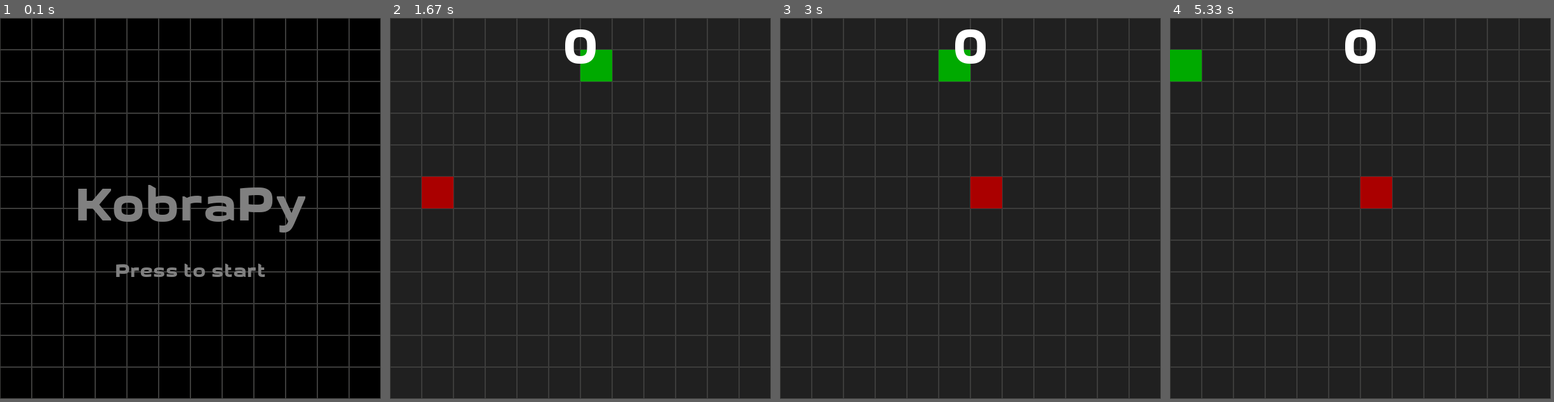
Above: before the commit, frames 1-4 (left to right).
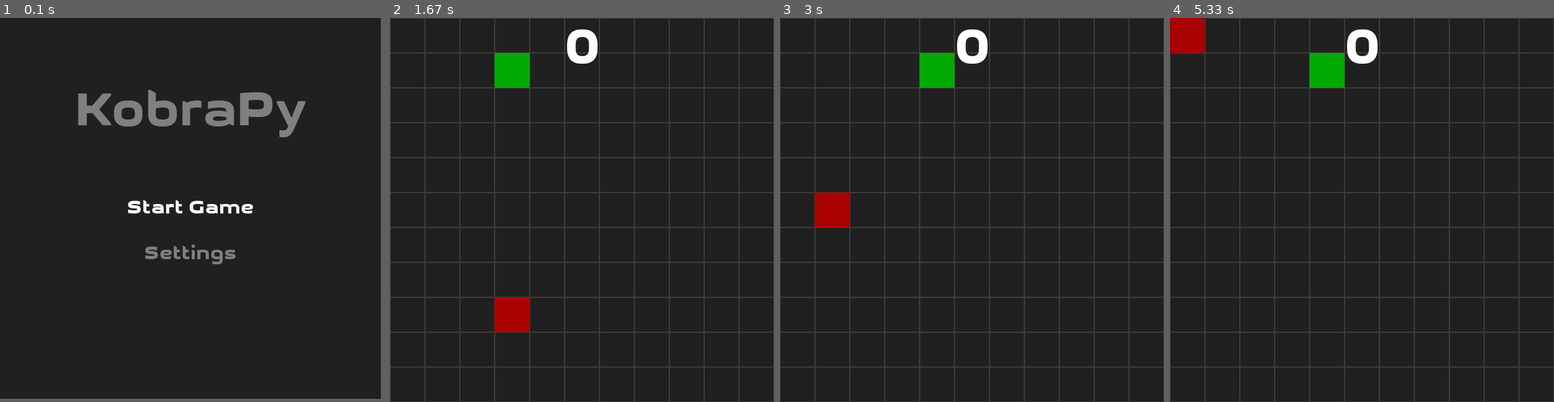
Above: after the commit, the same moments.

Repository: fossguild/naja
Game: pygame game, started from kobra.py
Same seed, same stepped clock (60 frames per second), same inputs: the game is played once before the commit and once after it.
Inputs (mouse positions are in pixels of both pictures, inside the frame that each line leads up to):
- Up to frame 1 (0.1 s): no input
- Up to frame 2 (1.67 s): hold M 0.33-0.8 s; hold Up 0.33-0.8 s; tap D at 0.83 s; tap Enter at 1.17 s; click (582, 210) at 1.55 s, where only the run after the commit has a clickable "Start Game"
- Up to frame 3 (3 s): hold W 1.83-2.3 s; tap Enter at 2.33 s
- Up to frame 4 (5.33 s): hold M 3.48-4.1 s; hold Left 3.48-4.1 s; tap Enter at 4.13 s; tap Space at 5.03 s
In our replay, in frame 2 the window is 600x600 before the commit and 605x605 after it. These sizes can differ from the game's own. Grey fills any space a smaller window leaves; there, only what the larger window draws over its background counts as a difference.

The runs differ from the first frame. In frame 1, 98% of the frame differs, in the area x 0-100%, y 0-100%; in frame 2, 15%; in frame 3, 15%; in frame 4, 15%.

Commit message:
feat(ui): start menu and settings screen
Introduce a proper Start Menu and Settings screen for existing features.
Players can now access Settings before or during gameplay, adjust grid size,
speed values, and toggle death sound. Window and fonts resize automatically
when grid size changes. Game Over text auto-fits to window width.

Diff:
--- a/kobra.py
+++ b/kobra.py
@@ -56,6 +56,196 @@
 
 CLOCK_TICKS = 4  # How fast the snake moves.
 
+##
+## Settings (existing features only) and menu helpers
+##
+
+# Central settings used by the menu; only existing features here.
+SETTINGS = {
+    "grid_size": 50,  # current GRID_SIZE
+    "initial_speed": 4.0,  # current CLOCK_TICKS
+    "max_speed": 20.0,  # current speed clamp at apple pickup
+    "death_sound": True,  # toggle death sound playback
+}
+
+# Declarative menu fields.
+MENU_FIELDS = [
+    {
+        "key": "grid_size",
+        "label": "Grid size",
+        "type": "int",
+        "min": 10,
+        "max": 100,
+        "step": 5,
+    },
+    {
+        "key": "initial_speed",
+        "label": "Initial speed",
+        "type": "float",
+        "min": 1.0,
+        "max": 40.0,
+        "step": 0.5,
+    },
+    {
+        "key": "max_speed",
+        "label": "Max speed",
+        "type": "float",
+        "min": 4.0,
+        "max": 60.0,
+        "step": 1.0,
+    },
+    {"key": "death_sound", "label": "Death Sound", "type": "bool"},
+]
+
+# Effective runtime values (hydrated by apply_settings).
+MAX_SPEED = SETTINGS["max_speed"]
+DEATH_SOUND_ON = SETTINGS["death_sound"]
+
+
+def _clamp(v, lo, hi):
+    return max(lo, min(hi, v))
+
+
+## Format a setting value for display.
+def _fmt_setting_value(field, value):
+    if isinstance(value, bool):
+        return "On" if value else "Off"
+    if isinstance(value, float):
+        return f"{value:.1f}"
+    return str(value)
+
+
+## Draw the entire settings screen (scrollable if needed).
+def _draw_settings_menu(selected_index: int) -> None:
+    arena.fill(ARENA_COLOR)
+
+    title = BIG_FONT.render("Settings", True, MESSAGE_COLOR)
+    arena.blit(title, title.get_rect(center=(WIDTH / 2, HEIGHT / 8)))
+
+    # spacing and scroll parameters
+    visible_rows = int(HEIGHT * 0.75 // (HEIGHT * 0.07))
+    top_index = max(0, selected_index - visible_rows + 3)
+    padding_y = int(HEIGHT * 0.18)
+    row_h = int(HEIGHT * 0.07)
+
+    # draw visible rows
+    for draw_i, field_i in enumerate(range(top_index, len(MENU_FIELDS))):
+        if draw_i >= visible_rows:
+            break
+        f = MENU_FIELDS[field_i]
+        val = SETTINGS[f["key"]]
+        text = SMALL_FONT.render(
+            f"{f['label']}: {_fmt_setting_value(f, val)}",
+            True,
+            SCORE_COLOR if field_i == selected_index else MESSAGE_COLOR,
+        )
+        rect = text.get_rect()
+        rect.left = int(WIDTH * 0.12)
+        rect.top = padding_y + draw_i * row_h
+        arena.blit(text, rect)
+
+    # hint footer (smaller)
+    hint_font = pygame.font.Font("assets/font/GetVoIP-Grotesque.ttf", int(WIDTH / 40))
+    hint_text = "[A/D] change   [W/S] select   [Enter/Esc] back"
+    hint = hint_font.render(hint_text, True, GRID_COLOR)
+    arena.blit(hint, hint.get_rect(center=(WIDTH / 2, HEIGHT * 0.95)))
+
+    pygame.display.update()
+
+
+## Change a single setting by one step (direction −1 or +1).
+def _step_setting(field: dict, direction: int) -> None:
+    key = field["key"]
+    kind = field["type"]
+
+    if kind == "bool":
+        SETTINGS[key] = not SETTINGS[key]
+        return
+
+    step = field.get("step", 1 if kind == "int" else 1.0)
+    new_val = SETTINGS[key] + (direction * step)
+
+    lo = field.get("min", new_val)
+    hi = field.get("max", new_val)
+
+    if kind == "int":
+        SETTINGS[key] = int(_clamp(new_val, lo, hi))
+    else:  # float
+        SETTINGS[key] = float(_clamp(new_val, lo, hi))
+
+
+## Modal loop for the Settings screen.
+def run_settings_menu() -> None:
+    selected = 0
+
+    while True:
+        _draw_settings_menu(selected)
+
+        for event in pygame.event.get():
+            # Guard clauses keep nesting shallow.
+            if event.type == pygame.QUIT:
+                pygame.quit()
+                sys.exit()
+
+            if event.type != pygame.KEYDOWN:
+                continue
+
+            key = event.key
+
+            if key in (pygame.K_ESCAPE, pygame.K_RETURN):
+                return  # exit menu
+
+            if key in (pygame.K_DOWN, pygame.K_s):
+                selected = (selected + 1) % len(MENU_FIELDS)
+                continue
+
+            if key in (pygame.K_UP, pygame.K_w):
+                selected = (selected - 1) % len(MENU_FIELDS)
+                continue
+
+            if key in (pygame.K_LEFT, pygame.K_a):
+                _step_setting(MENU_FIELDS[selected], -1)
+                continue
+
+            if key in (pygame.K_RIGHT, pygame.K_d):
+                _step_setting(MENU_FIELDS[selected], +1)
+                continue
+
+
+## Apply SETTINGS to globals; resize surface/fonts if grid size changed.
+def apply_settings(reset_objects: bool = False) -> None:
+    global GRID_SIZE, WIDTH, HEIGHT, arena, BIG_FONT, SMALL_FONT
+    global CLOCK_TICKS, MAX_SPEED, DEATH_SOUND_ON
+
+    old_grid = GRID_SIZE
+
+    GRID_SIZE = int(SETTINGS["grid_size"])
+    CLOCK_TICKS = float(SETTINGS["initial_speed"])
+    MAX_SPEED = float(SETTINGS["max_speed"])
+    DEATH_SOUND_ON = bool(SETTINGS["death_sound"])
+
+    # Recompute window and recreate surface/fonts if grid changed.
+    if GRID_SIZE != old_grid:
+        new_dim = (safe_max_dimension // GRID_SIZE) * GRID_SIZE
+        WIDTH = HEIGHT = new_dim
+        arena = pygame.display.set_mode((WIDTH, HEIGHT), pygame.SCALED, vsync=1)
+        BIG_FONT = pygame.font.Font("assets/font/GetVoIP-Grotesque.ttf", int(WIDTH / 8))
+        SMALL_FONT = pygame.font.Font(
+            "assets/font/GetVoIP-Grotesque.ttf", int(WIDTH / 20)
+        )
+        pygame.display.set_caption(WINDOW_TITLE)
+
+    # Optionally recreate moving objects to reflect new geometry/speed.
+    if reset_objects:
+        try:
+            globals()["snake"] = Snake()
+            globals()["apple"] = Apple()
+            snake.speed = CLOCK_TICKS
+        except NameError:
+            # If called before classes/instances exist, ignore.
+            pass
+
+
 clock = pygame.time.Clock()
 
 # Load gameover sound
@@ -69,36 +259,141 @@
 BIG_FONT = pygame.font.Font("assets/font/GetVoIP-Grotesque.ttf", int(WIDTH / 8))
 SMALL_FONT = pygame.font.Font("assets/font/GetVoIP-Grotesque.ttf", int(WIDTH / 20))
 
-pygame.display.set_caption(WINDOW_TITLE)
-
-game_on = 1
-
-## This function is called when the snake dies.
-
-
-def center_prompt(title, subtitle):
-    # Show title and subtitle.
-
-    center_title = BIG_FONT.render(title, True, MESSAGE_COLOR)
-    center_title_rect = center_title.get_rect(center=(WIDTH / 2, HEIGHT / 2))
-    arena.blit(center_title, center_title_rect)
-
-    center_subtitle = SMALL_FONT.render(subtitle, True, MESSAGE_COLOR)
-    center_subtitle_rect = center_subtitle.get_rect(center=(WIDTH / 2, HEIGHT * 2 / 3))
-    arena.blit(center_subtitle, center_subtitle_rect)
+
+##
+## Center message + simple key wait helpers
+##
+
+
+## Text fitting helper (keeps long lines inside the window)
+def _render_text_fit(text: str, color, max_width_ratio: float, base_px: int):
+    """
+    Render text using the game's font, shrinking until it fits the given width ratio.
+    max_width_ratio: fraction of WIDTH allowed (e.g., 0.9 for 90%).
+    base_px: starting font size in pixels.
+    """
+    px = base_px
+    while px > 8:  # don't go too tiny
+        font = pygame.font.Font("assets/font/GetVoIP-Grotesque.ttf", px)
+        surf = font.render(text, True, color)
+        if surf.get_width() <= WIDTH * max_width_ratio:
+            return surf
+        px -= 2
+    return surf  # last attempt even if it doesn't fit perfectly
+
+
+def _draw_center_message(title: str, subtitle: str) -> None:
+    arena.fill(ARENA_COLOR)
+
+    # Title ~ up to 80% of window width, start from BIG font size.
+    title_surf = _render_text_fit(
+        title, MESSAGE_COLOR, max_width_ratio=0.8, base_px=int(WIDTH / 8)
+    )
+    arena.blit(title_surf, title_surf.get_rect(center=(WIDTH / 2, HEIGHT / 2.6)))
+
+    # Subtitle ~ up to 90% of width, start from SMALL font size.
+    sub_surf = _render_text_fit(
+        subtitle, MESSAGE_COLOR, max_width_ratio=0.9, base_px=int(WIDTH / 20)
+    )
+    arena.blit(sub_surf, sub_surf.get_rect(center=(WIDTH / 2, HEIGHT / 1.8)))
 
     pygame.display.update()
 
-    # Wait for a keypres or a game quit event.
-    while event := pygame.event.wait():
-        if event.type == pygame.KEYDOWN:
-            break
+
+def _wait_for_keys(allowed_keys: set[int]) -> int:
+    """Block until a KEYDOWN for one of allowed_keys (or quit). Return the key."""
+    while True:
+        event = pygame.event.wait()
         if event.type == pygame.QUIT:
             pygame.quit()
             sys.exit()
-    if event.key == pygame.K_q:  # 'Q' quits game
+        if event.type == pygame.KEYDOWN and (
+            not allowed_keys or event.key in allowed_keys
+        ):
+            return event.key
+
+
+## Game-over prompt: only Space/Enter restart; Q quits.
+def game_over_prompt() -> None:
+    _draw_center_message("Game Over", "Press Enter/Space to restart  •  Q to exit")
+    key = _wait_for_keys({pygame.K_RETURN, pygame.K_SPACE, pygame.K_q})
+    if key == pygame.K_q:
         pygame.quit()
         sys.exit()
+
+
+##
+## Apply default settings once
+##
+apply_settings(reset_objects=False)
+
+pygame.display.set_caption(WINDOW_TITLE)
+
+game_on = 1
+
+
+##
+## Start menu (Start / Settings)
+##
+def start_menu():
+    """Main menu shown before the game starts."""
+    selected = 0
+    items = ["Start Game", "Settings"]
+
+    while True:
+        arena.fill(ARENA_COLOR)
+
+        # title
+        title = BIG_FONT.render(WINDOW_TITLE, True, MESSAGE_COLOR)
+        arena.blit(title, title.get_rect(center=(WIDTH / 2, HEIGHT / 4)))
+
+        # draw buttons
+        for i, text_label in enumerate(items):
+            color = SCORE_COLOR if i == selected else MESSAGE_COLOR
+            text = SMALL_FONT.render(text_label, True, color)
+            rect = text.get_rect(center=(WIDTH / 2, HEIGHT / 2 + i * (HEIGHT * 0.12)))
+            arena.blit(text, rect)
+
+        pygame.display.update()
+
+        # input handling
+        for event in pygame.event.get():
+            if event.type == pygame.QUIT:
+                pygame.quit()
+                sys.exit()
+
+            if event.type == pygame.KEYDOWN:
+                key = event.key
+                if key in (pygame.K_UP, pygame.K_w):
+                    selected = (selected - 1) % len(items)
+                elif key in (pygame.K_DOWN, pygame.K_s):
+                    selected = (selected + 1) % len(items)
+                elif key in (pygame.K_RETURN, pygame.K_SPACE):
+                    if items[selected] == "Start Game":
+                        return  # proceed to game
+                    elif items[selected] == "Settings":
+                        run_settings_menu()
+                        apply_settings(reset_objects=False)
+                elif key == pygame.K_m:
+                    run_settings_menu()
+                    apply_settings(reset_objects=False)
+                elif key == pygame.K_ESCAPE:
+                    pygame.quit()
+                    sys.exit()
+
+            if event.type == pygame.MOUSEBUTTONDOWN and event.button == 1:
+                # simple click detection
+                mx, my = event.pos
+                for i, text_label in enumerate(items):
+                    rect = SMALL_FONT.render(text_label, True, MESSAGE_COLOR).get_rect(
+                        center=(WIDTH / 2, HEIGHT / 2 + i * (HEIGHT * 0.12))
+                    )
+                    if rect.collidepoint(mx, my):
+                        if text_label == "Start Game":
+                            return
+                        elif text_label == "Settings":
+                            run_settings_menu()
+                            apply_settings(reset_objects=False)
 
 
 ##
@@ -144,23 +439,25 @@
 
         # Only check collisions if the snake is currently moving
         if self.xmov or self.ymov:
-
             # Check for border crash.
             if next_x not in range(0, WIDTH) or next_y not in range(0, HEIGHT):
                 self.alive = False
-                gameover_sound.play()
+                if DEATH_SOUND_ON:
+                    gameover_sound.play()
 
             # Check for self-bite.
             for square in self.tail:
                 if next_x == square.x and next_y == square.y:
                     self.alive = False
-                    gameover_sound.play()
+                    if DEATH_SOUND_ON:
+                        gameover_sound.play()
 
         # In the event of death, reset the game arena.
         if not self.alive:
             # Tell the bad news
             pygame.draw.rect(arena, DEAD_HEAD_COLOR, snake.head)
-            center_prompt("Game Over", "Press to restart (Q to exit)")
+            pygame.display.update()
+            game_over_prompt()
 
             # Respan the head
             self.x, self.y = GRID_SIZE, GRID_SIZE
@@ -210,8 +507,8 @@
 class Apple:
     def __init__(self):
         # Pick a random position within the game arena
-        self.x = int(random.randint(0, WIDTH) / GRID_SIZE) * GRID_SIZE
-        self.y = int(random.randint(0, HEIGHT) / GRID_SIZE) * GRID_SIZE
+        self.x = random.randrange(0, WIDTH, GRID_SIZE)
+        self.y = random.randrange(0, HEIGHT, GRID_SIZE)
 
         # Create an apple at that location
         self.rect = pygame.Rect(self.x, self.y, GRID_SIZE, GRID_SIZE)
@@ -235,13 +532,12 @@
             pygame.draw.rect(arena, GRID_COLOR, rect, 1)
 
 
-draw_grid()
-
-snake = Snake()  # The snake
-
-apple = Apple()  # An apple
-
-center_prompt(WINDOW_TITLE, "Press to start")
+##
+## Start flow
+##
+start_menu()  # blocks until user picks "Start Game"
+snake = Snake()  # create with the final, chosen GRID_SIZE
+apple = Apple()
 
 ##
 ## Main loop
@@ -280,8 +576,14 @@
             elif event.key == pygame.K_q:  # Q         : quit game
                 pygame.quit()
                 sys.exit()
-            elif event.key == pygame.K_p:  # S         : pause game
+            elif event.key == pygame.K_p:  # P         : pause game
                 game_on = not game_on
+            elif event.key == pygame.K_m:
+                was_running = game_on
+                game_on = 0
+                run_settings_menu()
+                apply_settings(reset_objects=True)
+                game_on = was_running
     ## Update the game
 
     if game_on:
@@ -308,7 +610,7 @@
     if snake.head.x == apple.x and snake.head.y == apple.y:
         # snake.tail.append(pygame.Rect(snake.head.x, snake.head.y, GRID_SIZE, GRID_SIZE))
         snake.got_apple = True
-        snake.speed = min(snake.speed * 1.1, 20)  # Increase speed, max 20
+        snake.speed = min(snake.speed * 1.1, MAX_SPEED)  # Increase speed
         # print(f"[APPLE] Speed increased to: {snake.speed:.2f}")
         apple = Apple()
 
Not shown, added: .DS_Store
